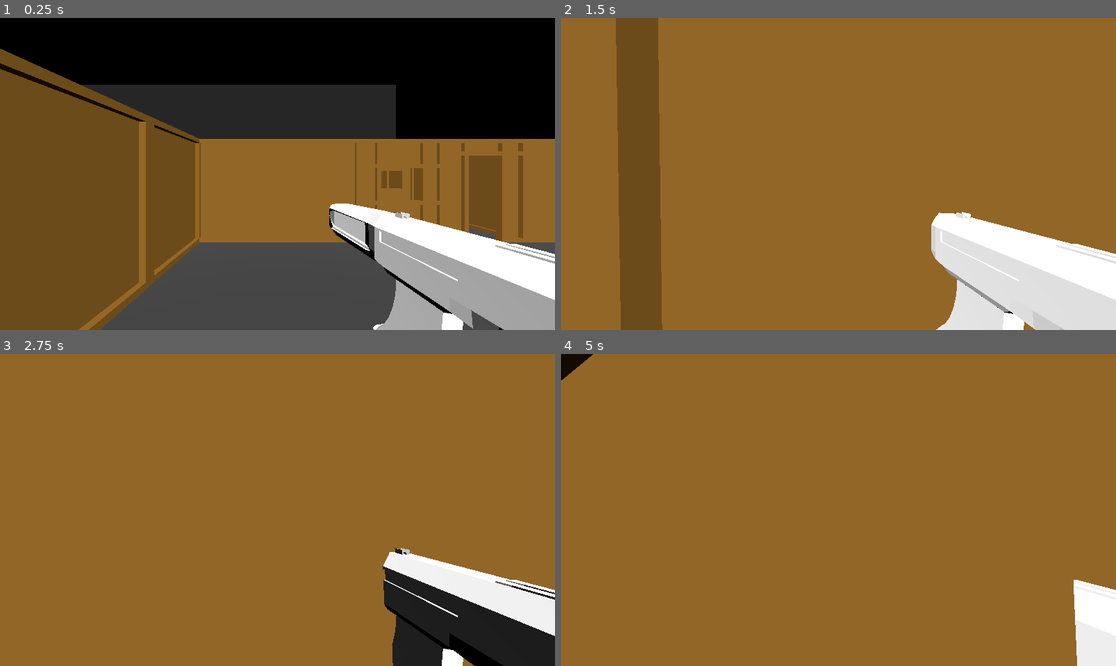
Above: before the commit, frames 1-4 (two rows, left to right).
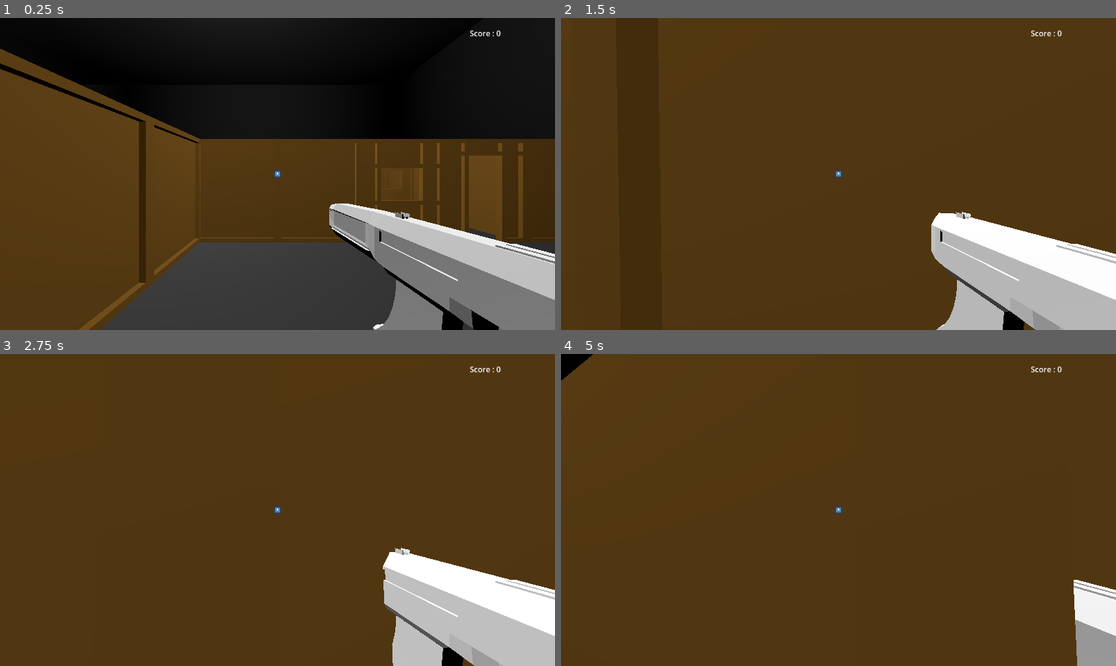
Above: after the commit, the same moments.

Repository: Vojguard/Diegetic-Yellow
Game: Godot game, scene res://MainScene/main_scene.tscn
Two runs of this game, one before a commit and one after it. Both use one fixed random seed, a clock stepped at 60 frames per second and the inputs below. The engine's default icon, where the game draws it, is replaced by a stand-in: a white triangle on a blue panel in a dark square.
Inputs (mouse positions are in pixels of both pictures, inside the frame that each line leads up to):
- Up to frame 1 (0.25 s): no input
- Up to frame 2 (1.5 s): tap Enter at 0.5 s; move the mouse to (866, 174) at 0.52 s; hold E (interact) 0.53-1.28 s; hold W (forward) from 0.53 s (still down); tap Space (jump) at 0.77 s; move the mouse to (810, 174) at 1.27 s; click (810, 174) at 1.35 s
- Up to frame 3 (2.75 s): keep holding W (forward); tap Space (jump) at 1.52 s; move the mouse to (288, 503) at 2.02 s; hold E (interact) from 2.03 s (still down)
- Up to frame 4 (5 s): keep holding W (forward); tap Space (jump) at 2.75, 3.02, 3.77, 4.52 s; move the mouse to (832, 516) at 2.77 s; release E (interact) at 2.78 s; click (832, 516) at 2.85 s; tap Enter at 3.5 s; move the mouse to (877, 513) at 3.52 s; hold E (interact) 3.53-4.28 s; move the mouse to (794, 506) at 4.27 s; click (794, 506) at 4.35 s

The runs differ from the first frame. In frame 1, 38% of the frame differs, in the area x 0-100%, y 0-100%; in frame 2, 97%; in frame 3, 97%; in frame 4, 99%.

Commit message:
lighting and hud

Diff:
--- a/Autoload/game_manager.gd
+++ b/Autoload/game_manager.gd
@@ -17,9 +17,13 @@
 	print("player_loaded")
 
 func _on_target_hit(t : Target) -> void:
-	_score += TARGET_HIT_SCORE
+	_update_score(TARGET_HIT_SCORE)
 	print("target hit %d" % _score)
 
 func _on_item_collected(ci : Collectible) -> void:
-	_score += COLLECTABLE_SCORE
+	_update_score(COLLECTABLE_SCORE)
 	print("item collected %d" % _score)
+
+func _update_score(score_update : int) -> void:
+	_score += score_update
+	SignalBus.score_updated.emit(_score)
--- a/Autoload/signal_bus.gd
+++ b/Autoload/signal_bus.gd
@@ -5,3 +5,5 @@
 signal target_hit(target : Target)
 
 signal item_collected(item : Collectible)
+
+signal score_updated(score : int)
--- a/MainScene/main_scene.tscn
+++ b/MainScene/main_scene.tscn
@@ -1125,12 +1125,124 @@
 mesh = SubResource("PlaneMesh_48xrq")
 skeleton = NodePath("../..")
 
+[node name="Lights" type="Node3D" parent="."]
+
+[node name="SpotLight3D" type="SpotLight3D" parent="Lights"]
+transform = Transform3D(1, 0, 0, 0, -4.371139e-08, 1, 0, -1, -4.371139e-08, -11, 9, -25)
+visible = false
+light_energy = 5.0
+shadow_enabled = true
+shadow_normal_bias = 1.5
+shadow_blur = 0.5
+distance_fade_enabled = true
+spot_range = 15.0
+spot_attenuation = -0.5
+spot_angle = 75.0
+
+[node name="SpotLight3D2" type="SpotLight3D" parent="Lights"]
+transform = Transform3D(1, 0, 0, 0, -4.371139e-08, 1, 0, -1, -4.371139e-08, 12, 9, -25)
+visible = false
+light_energy = 5.0
+shadow_enabled = true
+shadow_normal_bias = 1.5
+shadow_blur = 0.5
+distance_fade_enabled = true
+spot_range = 15.0
+spot_attenuation = -0.5
+spot_angle = 75.0
+
+[node name="SpotLight3D3" type="SpotLight3D" parent="Lights"]
+transform = Transform3D(1, 0, 0, 0, -4.371139e-08, 1, 0, -1, -4.371139e-08, -11, 9, 0)
+visible = false
+light_energy = 5.0
+shadow_enabled = true
+shadow_normal_bias = 1.5
+shadow_blur = 0.5
+distance_fade_enabled = true
+spot_range = 15.0
+spot_attenuation = -0.5
+spot_angle = 75.0
+
+[node name="SpotLight3D4" type="SpotLight3D" parent="Lights"]
+transform = Transform3D(1, 0, 0, 0, -4.371139e-08, 1, 0, -1, -4.371139e-08, 12, 9, 0)
+visible = false
+light_energy = 5.0
+shadow_enabled = true
+shadow_normal_bias = 1.5
+shadow_blur = 0.5
+distance_fade_enabled = true
+spot_range = 15.0
+spot_attenuation = -0.5
+spot_angle = 75.0
+
+[node name="SpotLight3D5" type="SpotLight3D" parent="Lights"]
+transform = Transform3D(1, 0, 0, 0, -4.371139e-08, 1, 0, -1, -4.371139e-08, -11, 9, 25)
+visible = false
+light_energy = 5.0
+shadow_enabled = true
+shadow_normal_bias = 1.5
+shadow_blur = 0.5
+distance_fade_enabled = true
+spot_range = 15.0
+spot_attenuation = -0.5
+spot_angle = 75.0
+
+[node name="SpotLight3D6" type="SpotLight3D" parent="Lights"]
+transform = Transform3D(1, 0, 0, 0, -4.371139e-08, 1, 0, -1, -4.371139e-08, 12, 9, 25)
+visible = false
+light_energy = 5.0
+shadow_enabled = true
+shadow_normal_bias = 1.5
+shadow_blur = 0.5
+distance_fade_enabled = true
+spot_range = 15.0
+spot_attenuation = -0.5
+spot_angle = 75.0
+
+[node name="OmniLight3D" type="OmniLight3D" parent="Lights"]
+transform = Transform3D(1, 0, 0, 0, 1, 0, 0, 0, 1, 12, 8, 27)
+light_energy = 10.0
+shadow_enabled = true
+omni_range = 20.0
+omni_shadow_mode = 0
+
+[node name="OmniLight3D2" type="OmniLight3D" parent="Lights"]
+transform = Transform3D(1, 0, 0, 0, 1, 0, 0, 0, 1, -12, 8, 27)
+light_energy = 10.0
+shadow_enabled = true
+omni_range = 20.0
+omni_shadow_mode = 0
+
+[node name="OmniLight3D3" type="OmniLight3D" parent="Lights"]
+transform = Transform3D(1, 0, 0, 0, 1, 0, 0, 0, 1, 12, 8, -27)
+light_energy = 10.0
+shadow_enabled = true
+omni_range = 20.0
+omni_shadow_mode = 0
+
+[node name="OmniLight3D4" type="OmniLight3D" parent="Lights"]
+transform = Transform3D(1, 0, 0, 0, 1, 0, 0, 0, 1, -12, 8, -27)
+light_energy = 10.0
+shadow_enabled = true
+omni_range = 20.0
+omni_shadow_mode = 0
+
+[node name="OmniLight3D5" type="OmniLight3D" parent="Lights"]
+transform = Transform3D(1, 0, 0, 0, 1, 0, 0, 0, 1, 12, 8, 0)
+light_energy = 10.0
+shadow_enabled = true
+omni_range = 20.0
+omni_shadow_mode = 0
+
+[node name="OmniLight3D6" type="OmniLight3D" parent="Lights"]
+transform = Transform3D(1, 0, 0, 0, 1, 0, 0, 0, 1, -12, 8, 0)
+light_energy = 10.0
+shadow_enabled = true
+omni_range = 20.0
+omni_shadow_mode = 0
+
 [node name="Player" parent="." instance=ExtResource("1_fyr3e")]
 transform = Transform3D(1, 0, 0, 0, 1, 0, 0, 0, 1, 14, 0.9499999, -21)
-
-[node name="Sun" type="DirectionalLight3D" parent="."]
-transform = Transform3D(1, 0, 0, 0, 0.678147, 0.734926, 0, -0.734926, 0.678147, 0, 3.89418, 0)
-light_energy = 2.0
 
 [node name="Collectible" parent="." instance=ExtResource("3_25u3m")]
 transform = Transform3D(1, 0, 0, 0, 1, 0, 0, 0, 1, 3.75608, 0.55, 3.43167)
--- /dev/null
+++ b/Player/HUD.tscn
@@ -0,0 +1,37 @@
+[gd_scene load_steps=3 format=3 uid="uid://bcjfnc5l73mc5"]
+
+[ext_resource type="Texture2D" uid="uid://dh8t5cxisl62a" path="res://icon.svg" id="1_a1gsu"]
+[ext_resource type="Script" uid="uid://mwdjgxgg6fyr" path="res://Player/hud.gd" id="1_jrba6"]
+
+[node name="Hud" type="CanvasLayer"]
+script = ExtResource("1_jrba6")
+
+[node name="Reticle" type="TextureRect" parent="."]
+anchors_preset = 8
+anchor_left = 0.5
+anchor_top = 0.5
+anchor_right = 0.5
+anchor_bottom = 0.5
+offset_left = -8.0
+offset_top = -8.0
+offset_right = 8.0
+offset_bottom = 8.0
+grow_horizontal = 2
+grow_vertical = 2
+pivot_offset = Vector2(8, 8)
+size_flags_horizontal = 4
+size_flags_vertical = 4
+texture = ExtResource("1_a1gsu")
+expand_mode = 1
+stretch_mode = 5
+
+[node name="Score" type="Label" parent="."]
+anchors_preset = 1
+anchor_left = 1.0
+anchor_right = 1.0
+offset_left = -152.0
+offset_top = 20.0
+offset_right = -112.0
+offset_bottom = 43.0
+grow_horizontal = 0
+text = "Score : 0"
--- /dev/null
+++ b/Player/hud.gd
@@ -0,0 +1,10 @@
+class_name PlayerHUD
+extends CanvasLayer
+
+@onready var score_display : Label = $Score
+
+func _ready() -> void:
+	SignalBus.score_updated.connect(_on_score_update)
+
+func _on_score_update(new_score : int) -> void:
+	score_display.text = ("Score : %d " % new_score)
--- a/Player/player.tscn
+++ b/Player/player.tscn
@@ -1,7 +1,8 @@
-[gd_scene load_steps=6 format=3 uid="uid://dry5s7ff6a5i0"]
+[gd_scene load_steps=7 format=3 uid="uid://dry5s7ff6a5i0"]
 
 [ext_resource type="Script" uid="uid://da6fx643tjv3k" path="res://Player/player.gd" id="1_l8h54"]
 [ext_resource type="PackedScene" uid="uid://cv1aslicjxyuo" path="res://Models/weapon.glb" id="2_4ntmi"]
+[ext_resource type="PackedScene" uid="uid://bcjfnc5l73mc5" path="res://Player/HUD.tscn" id="3_btcbx"]
 
 [sub_resource type="CapsuleShape3D" id="CapsuleShape3D_hvfyp"]
 radius = 0.25
@@ -31,7 +32,7 @@
 transform = Transform3D(0.9874138, 0, 0.15815806, 0, 1, 0, -0.15815806, 0, 0.9874138, 0.24542469, -0.12938768, -0.2599473)
 
 [node name="ShootCast" type="RayCast3D" parent="Camera"]
-target_position = Vector3(0, 0, -10)
+target_position = Vector3(0, 0, -50)
 hit_back_faces = false
 debug_shape_custom_color = Color(1, 0, 0, 1)
 
@@ -39,3 +40,5 @@
 shape = SubResource("SphereShape3D_l8h54")
 target_position = Vector3(0, 0, -2)
 debug_shape_custom_color = Color(0, 1, 0, 1)
+
+[node name="Hud" parent="." instance=ExtResource("3_btcbx")]
Not shown, added: Player/hud.gd.uid
